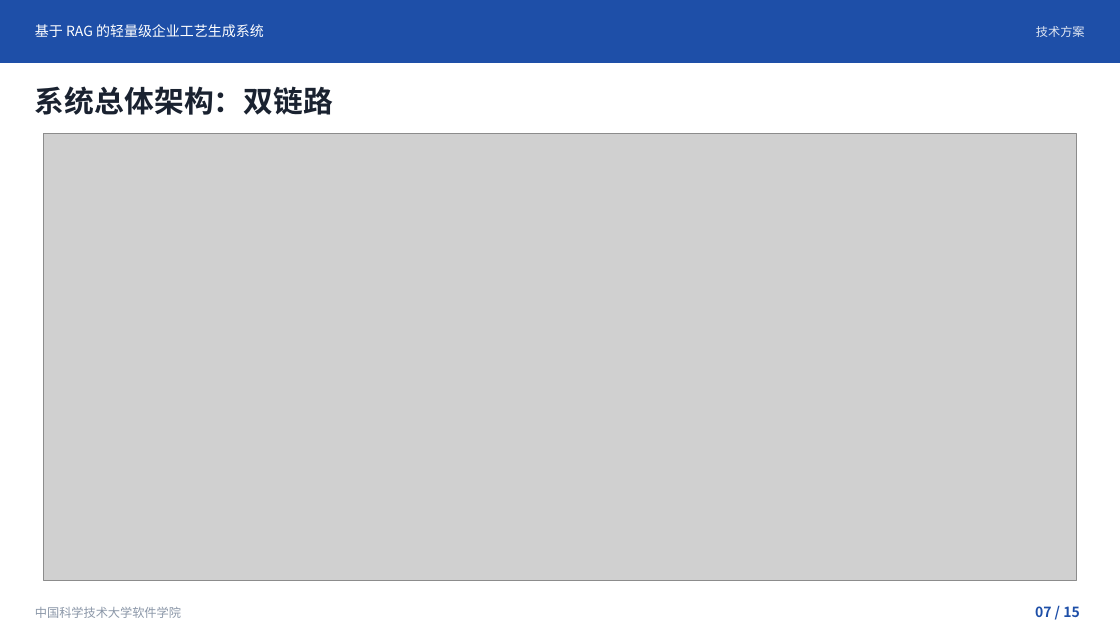
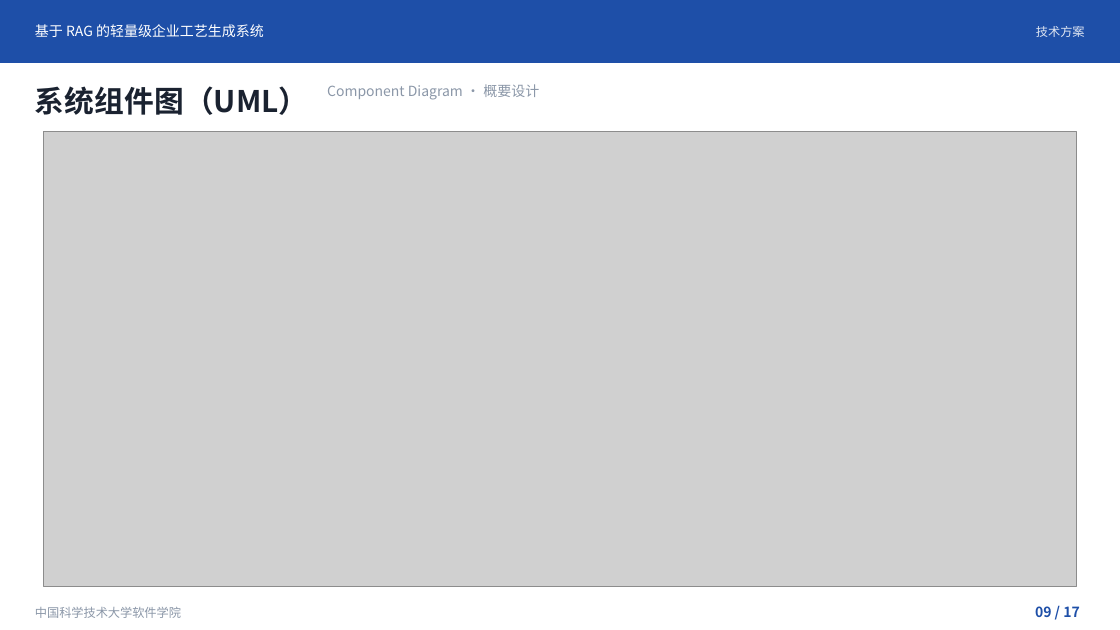
Before and after one commit to jiayun-xiong/craft-rag, a slide deck: slide 9 of 学校要求与提交材料/开题答辩.pptx (slide 7 before the commit). Drawn at 1120x630 pixels with LibreOffice and Linux fonts; fonts in the diff are those of the drawing; grey boxes stand for pictures. Boxes give left, top, right and bottom in pixels: in the first picture for what was removed or moved away, otherwise in the second. Text is boxed around its words. In the diff, an @@ line names an element or a change of style, - is before the commit and + after.

Commit message:
恢复开题答辩PPT为17页完整版（含用例图、组件图）

```diff
--- a/学校要求与提交材料/开题答辩.pptx
+++ b/学校要求与提交材料/开题答辩.pptx
@@ text removed at (35, 86, 333, 115) @@
-系统总体架构：双链路
@@ text added at (35, 86, 309, 115), 25.5 pt, text #1A2230, bold @@
+系统组件图（UML）
@@ text added at (327, 84, 539, 100), 12 pt, text #8B97A8 @@
+Component Diagram · 概要设计
@@ picture: place and size @@
-picture at (44, 134, 1076, 580)
+picture at (44, 131, 1076, 586)
@@ text at (1035, 606, 1080, 617): text changed @@
-07 / 15
+09 / 17
```
Also in this commit, not shown: 6 other slides changed, 2 slides added.
